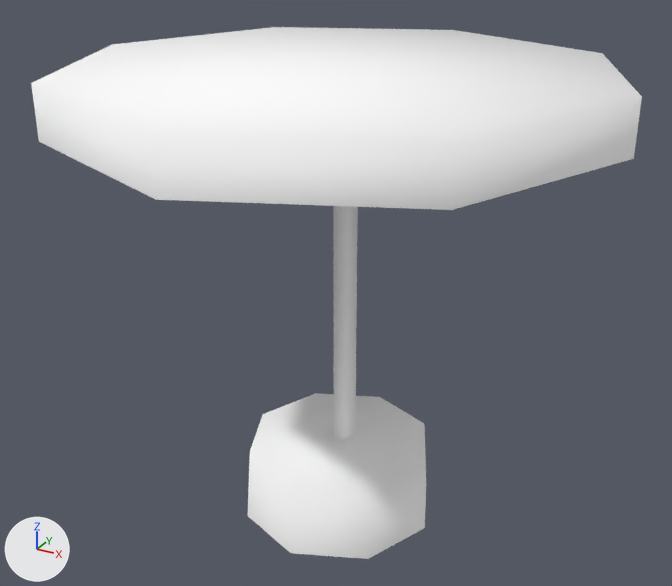
Before and after pictures for a commit that changed the glTF model public/3d/item/model__item__room.ofs_3164_0/3164IMFY04_06.gltf.
Camera for both pictures: a 50 mm lens placed at (0.648, -1.19, 0.99), pointed at (-0.009, 0.004, 0.393). Lighting does not change. The marker at lower left points along +X, +Y and +Z. The older version comes first.

Script lines for the objects in view, before the commit:
```python
mat_imfy04_06_0 = principled_material('imfy04_06_0')
mat_imfy04_06_0.base_color = (1.0, 1.0, 1.0)  # white #ffffff
mat_imfy04_06_0.roughness = 1.0
me_3164imfy04_06 = bpy.data.meshes.new('3164IMFY04_06')
me_3164imfy04_06.from_pydata(...)  # 40 vertices, 54 faces; spans x -0.424..0.424, y -0.424..0.424, z 0.0..0.75
me_3164imfy04_06.materials.append(mat_imfy04_06_0)  # white #ffffff
ob_3164imfy04_06 = bpy.data.objects.new('3164IMFY04_06', me_3164imfy04_06)
ob_3164imfy04_06.location = (0.0, 0.0, 0.0)
```
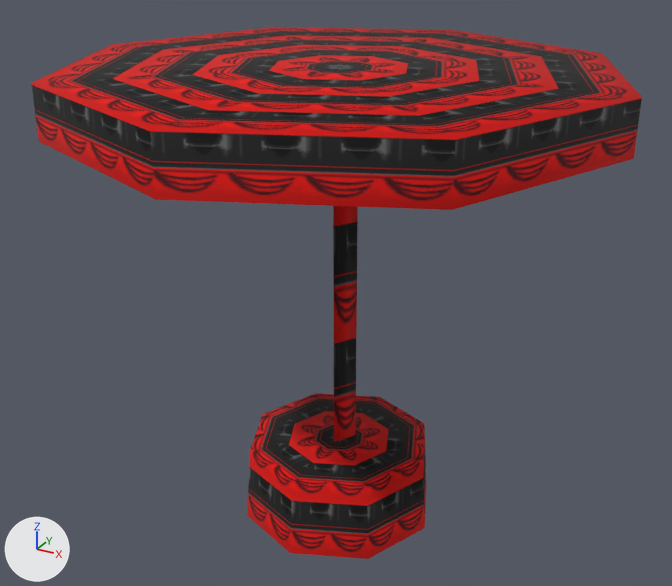
Boxes [x1, y1, x2, y2] around the edits, measured in the pictures (672 x 586 px):
'3164IMFY04_06', surface changed (darker)
    both: [31, 27, 642, 559]

Edits to the bpy script that builds the scene:
```text
Add img_imfy04_06_0:
    img_imfy04_06_0 = load_image('imfy04_06_0', '_unpacked/imfy04_06_0', 32, 64, 'sRGB')
Change mat_imfy04_06_0:
    remove mat_imfy04_06_0.base_color = (1.0, 1.0, 1.0)  # white #ffffff
    add mat_imfy04_06_0.texture = img_imfy04_06_0
```
